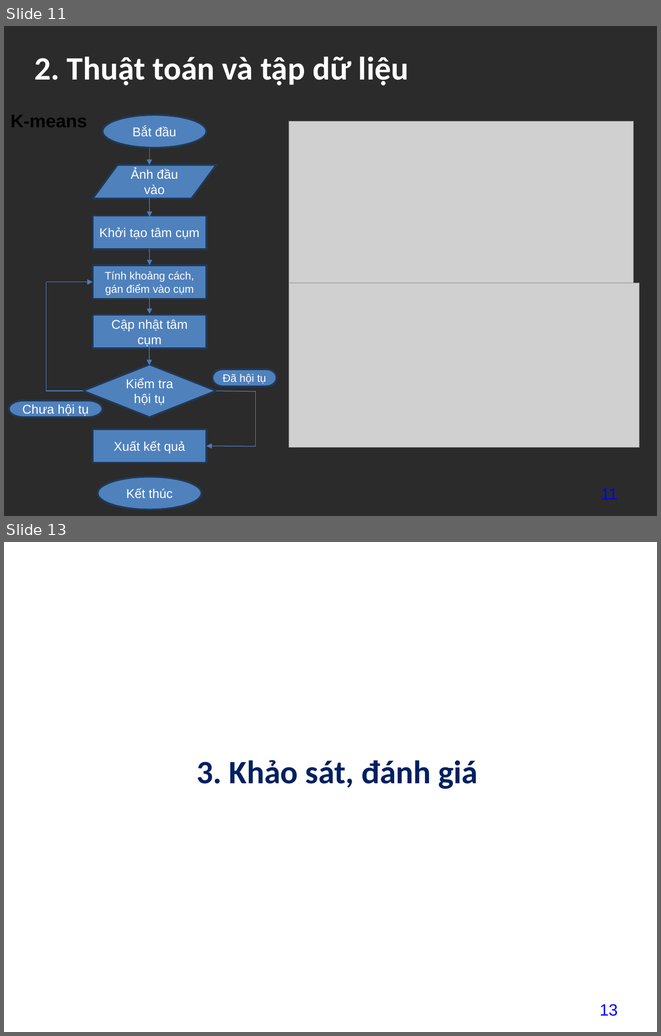
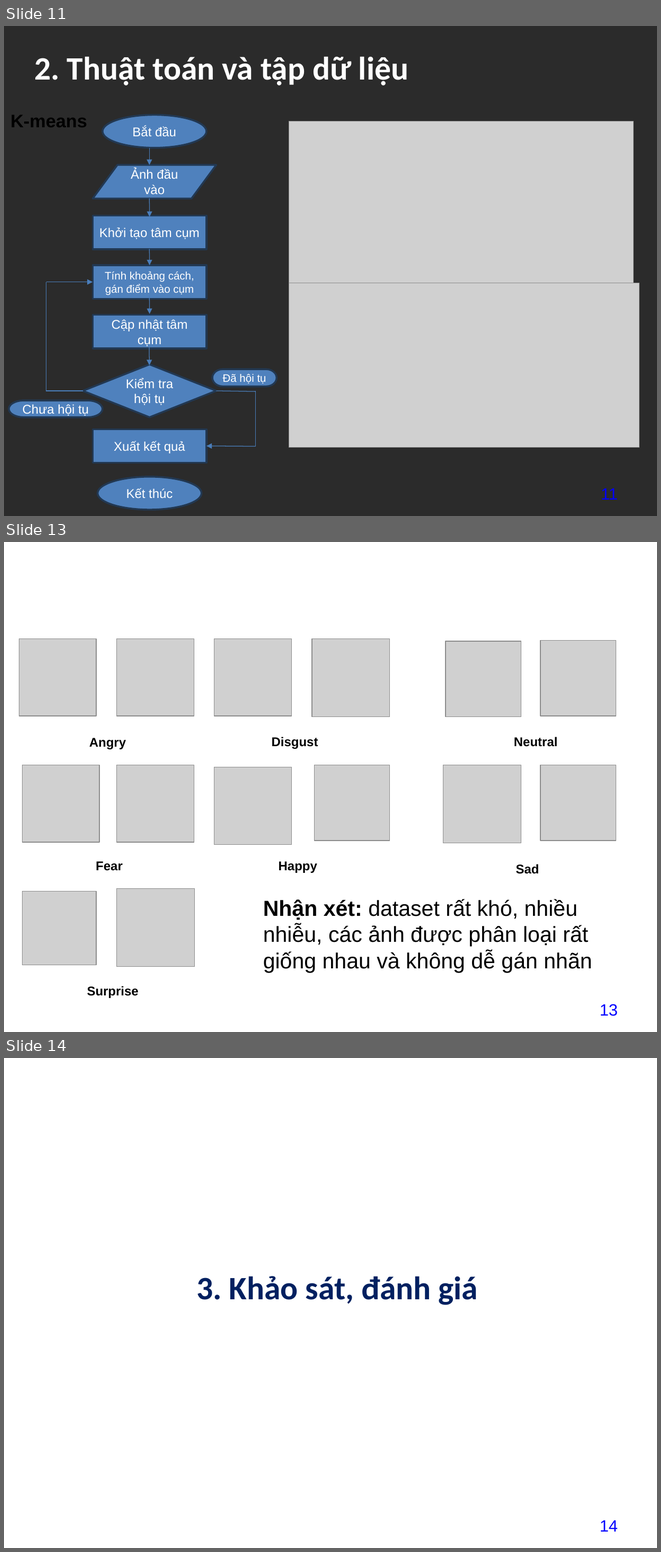
Before and after one commit to datdatnguyen2609/datdatnguyen2609, a slide deck: project/baitaplon/13_NguyenThanhDat211440519_baitaplon.pptx. Shown one above the other, each under a label of ours: slides 11 and 13 before the commit, slides 11, 13 and 14 after it; the slides between them are not shown. The pictures are 661x1036 and 661x1552 pixels, drawn with LibreOffice and Linux fonts; fonts in the diff are those of the drawing; grey boxes stand for pictures; background and template pictures are left out; a plain dark background stands for a picture behind light text. Boxes give left, top, right and bottom in pixels: in the first picture for what was removed or moved away, otherwise in the second. Text is boxed around its words. In the diff, an @@ line names an element or a change of style, - is before the commit and + after.

```diff
--- a/project/baitaplon/13_NguyenThanhDat211440519_baitaplon.pptx
+++ b/project/baitaplon/13_NguyenThanhDat211440519_baitaplon.pptx
@@ slide 13 added at box(4, 542, 657, 1032), background picture (left out) @@
@@ title added at box(19, 560, 291, 603), 32 pt, text #FFFFFF, bold @@
+3. Khảo sát, đánh giá
@@ picture added at box(19, 638, 96, 716) @@
@@ picture added at box(117, 638, 194, 716) @@
@@ picture added at box(214, 638, 291, 716) @@
@@ picture added at box(312, 638, 390, 716) @@
@@ picture added at box(445, 641, 521, 717) @@
@@ picture added at box(540, 641, 616, 716) @@
@@ text added at box(89, 738, 126, 749), 14 pt, text #000000, bold @@
+Angry
@@ text added at box(272, 737, 318, 749), 14 pt, text #000000, bold @@
+Disgust
@@ text added at box(514, 737, 558, 747), 14 pt, text #000000, bold @@
+Neutral
@@ picture added at box(22, 765, 99, 841) @@
@@ picture added at box(117, 765, 194, 841) @@
@@ picture added at box(214, 767, 291, 844) @@
@@ picture added at box(314, 765, 390, 840) @@
@@ picture added at box(443, 765, 521, 843) @@
@@ picture added at box(540, 765, 616, 840) @@
@@ text added at box(96, 861, 123, 871), 14 pt, text #000000, bold @@
+Fear
@@ text added at box(279, 861, 317, 873), 14 pt, text #000000, bold @@
+Happy
@@ text added at box(516, 864, 539, 874), 14 pt, text #000000, bold @@
+Sad
@@ picture added at box(22, 891, 96, 964) @@
@@ picture added at box(117, 888, 195, 966) @@
@@ text added at box(263, 899, 592, 972), 24 pt, text #000000 @@
+Nhận xét: dataset rất khó, nhiều nhiễu, các ảnh được phân loại rất giống nhau và không dễ gán nhãn
@@ text added at box(87, 986, 139, 998), 14 pt, text #000000, bold @@
+Surprise
@@ page number added at box(600, 1004, 618, 1016), 18 pt, text #0000FF @@
+13
@@ what was slide 13 is now slide 14 @@
@@ page number at box(600, 1520, 618, 1531): text changed @@
-13
+14
```
Also in this commit, not shown: 1 slide changed, 2 other slides added, 1 slide removed, 13 other files.
